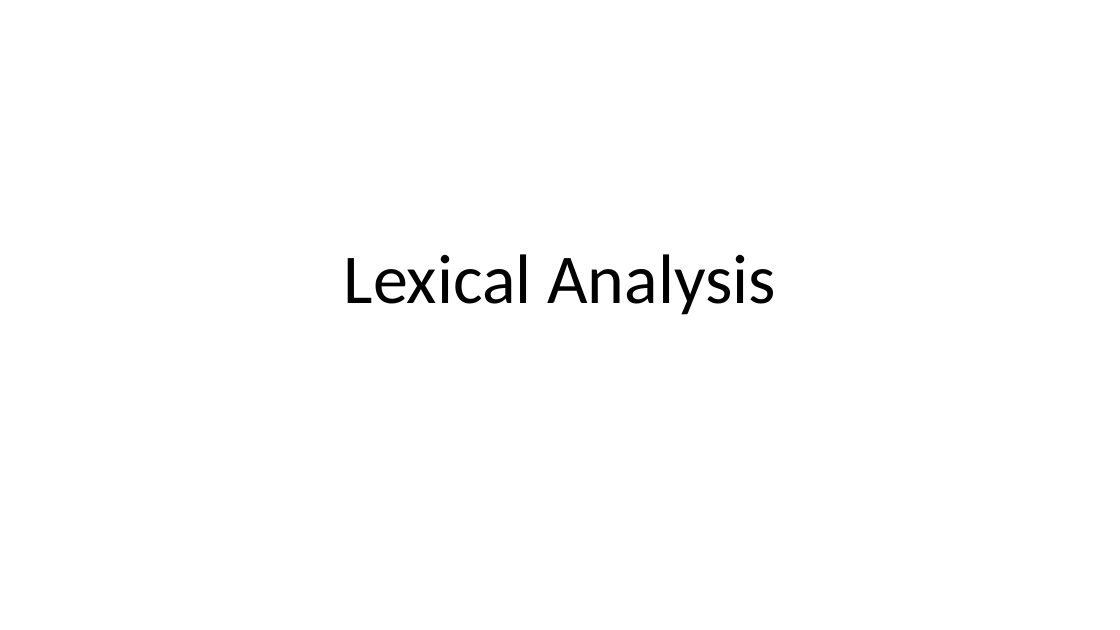
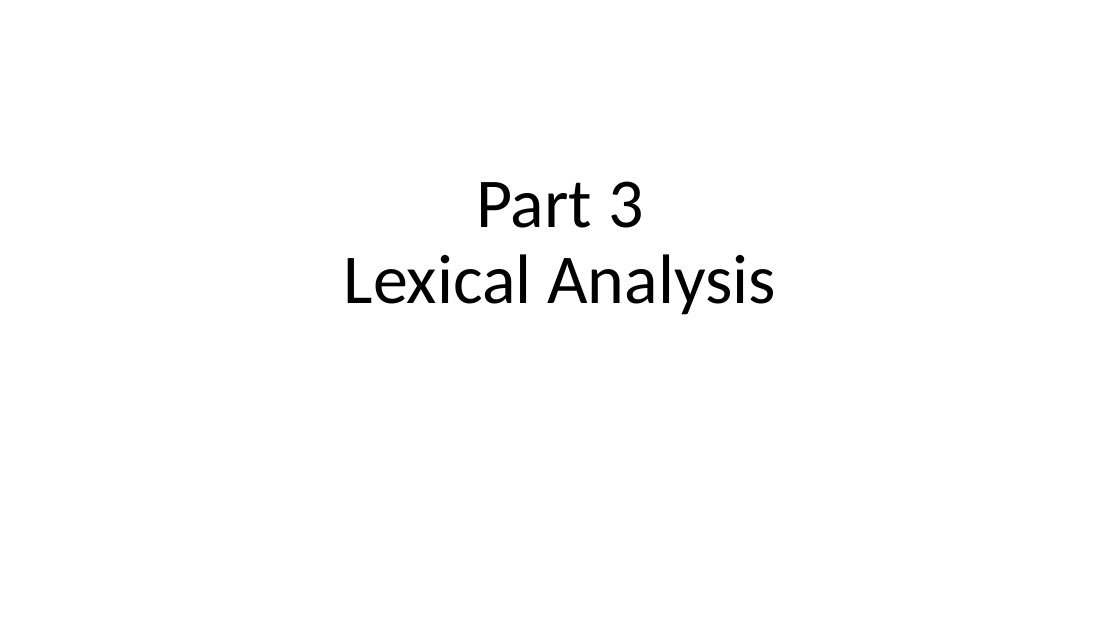
Before and after one commit to kongm/pl-design, a slide deck: slide 1 of C2-LexicalAnalysis.pptx. Drawn at 1120x630 pixels with LibreOffice and Linux fonts; fonts in the diff are those of the drawing. Boxes give left, top, right and bottom in pixels: in the first picture for what was removed or moved away, otherwise in the second. Text is boxed around its words. In the diff, an @@ line names an element or a change of style, - is before the commit and + after.

Commit message:
Small update to lexical analysis stuff

```diff
--- a/C2-LexicalAnalysis.pptx
+++ b/C2-LexicalAnalysis.pptx
@@ title at box(344, 181, 776, 315): text changed @@
-Lexical Analysis
+Part 3
+Lexical Analysis
```
Also in this commit, not shown: 1 other slide changed, 1 other file.
